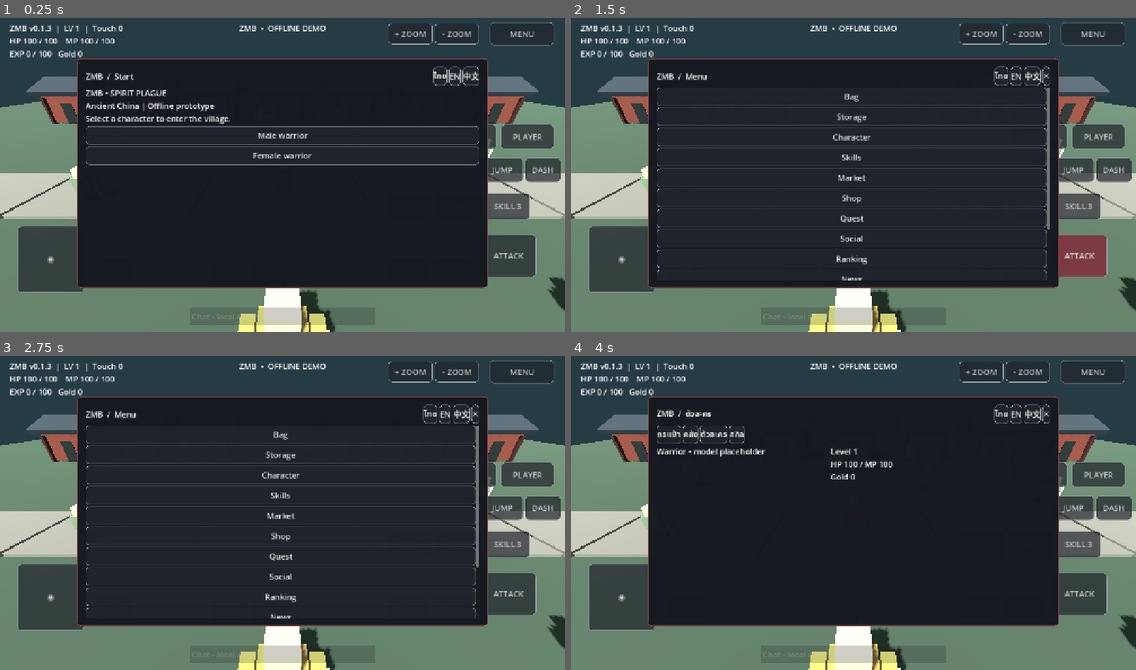
Above: before the commit, frames 1-4 (two rows, left to right).
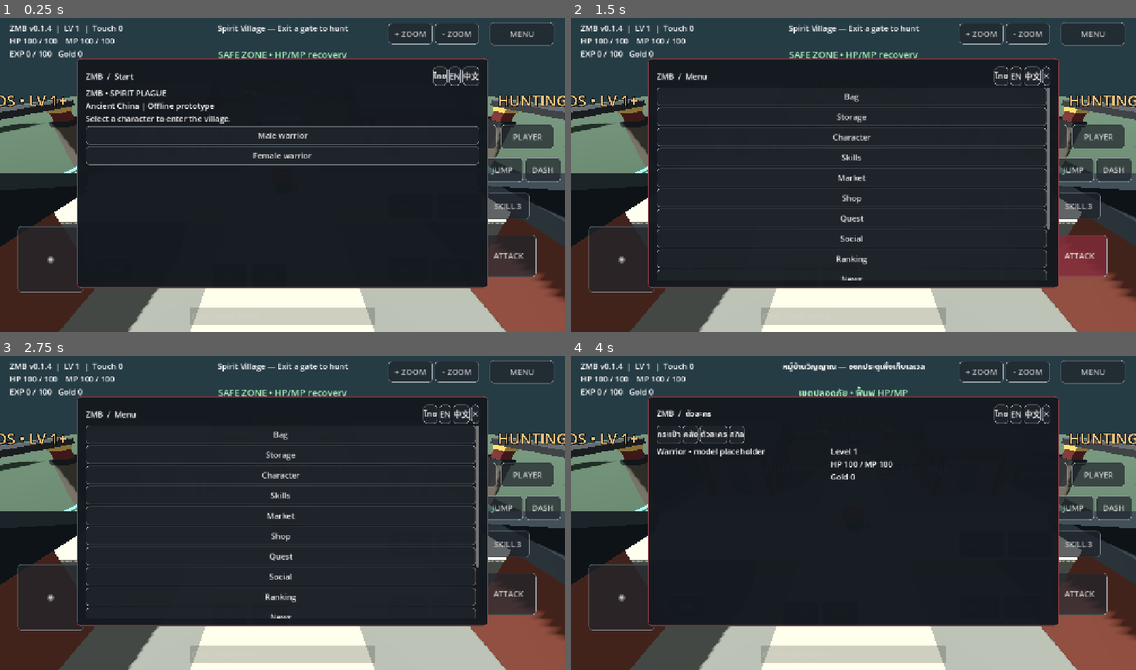
Above: after the commit, the same moments.

Repository: redfullmoon209-debug/ZMB
Game: Godot game, scene res://main.tscn
The game is run twice, just before and just after one commit, with the same random seed, the same clock (stepped at 60 frames per second) and the same inputs.
Inputs:
- Up to frame 1 (0.25 s): no input
- Up to frame 2 (1.5 s): click "MENU" at 0.5 s; click "ATTACK" at 1.25 s
- Up to frame 3 (2.75 s): click "AUTO" at 2 s
- Up to frame 4 (4 s): click "MONSTER" at 2.75 s; click "ไทย" at 3.5 s

The runs differ from the first frame. In frame 1, 26% of the frame differs, in the area x 0-100%, y 2-100%; in frame 2, 25%; in frame 3, 26%; in frame 4, 26%, in the area x 0-100%, y 1-100%.

Commit message:
Add protected Spirit Village safe zone and outside leveling grounds

Diff:
--- a/hud.gd
+++ b/hud.gd
@@ -3,6 +3,7 @@
 var root: Control
 var stats: Label
 var target_label: Label
+var zone_label: Label
 var panel: PanelContainer
 var body: VBoxContainer
 var chat: LineEdit
@@ -50,6 +51,9 @@
 	stats=label("",Vector2(22,18),Vector2(320,100))
 	target_label=label("",Vector2(460,18),Vector2(360,70))
 	target_label.horizontal_alignment=HORIZONTAL_ALIGNMENT_CENTER
+	zone_label=label("",Vector2(420,76),Vector2(440,34))
+	zone_label.horizontal_alignment=HORIZONTAL_ALIGNMENT_CENTER
+	zone_label.add_theme_font_size_override("font_size",21)
 	make_button("MENU",Vector2(1110,18),Vector2(145,52),func(): open_page("Menu"))
 	joystick=make_button("◉",Vector2(40,480),Vector2(150,150),func(): pass)
 	joystick.gui_input.connect(_stick_event)
@@ -60,7 +64,8 @@
 	make_button("DASH",Vector2(1190,325),Vector2(80,55),func():game.dash_time=0.18)
 	make_button("RUN",Vector2(220,550),Vector2(80,55),func():game.run_mode=not game.run_mode)
 	make_button("LOOT",Vector2(980,550),Vector2(90,55),func():game.collect())
-	make_button("AUTO",Vector2(880,550),Vector2(90,55),func():game.auto=not game.auto)
+	make_button("AUTO",Vector2(880,550),Vector2(90,55),func():
+		if not game.in_safe_zone(): game.auto=not game.auto)
 	make_button("MONSTER",Vector2(1000,250),Vector2(125,55),func():game.choose_target())
 	make_button("PLAYER",Vector2(1135,250),Vector2(120,55),func(): target_label.text="No online players (demo)")
 	make_button("HP",Vector2(480,565),Vector2(80,55),func():game.hp=minf(100,game.hp+35))
@@ -141,7 +146,7 @@
 			var action: Callable = touch_actions[button]
 			action.call()
 		return true
-	if not chat.get_global_rect().has_point(pos):
+	if not game.in_safe_zone() and not chat.get_global_rect().has_point(pos):
 		var nearest := 65.0
 		for enemy in game.enemies:
 			if game.camera.is_position_behind(enemy.position): continue
@@ -194,8 +199,12 @@
 
 func _process(delta):
 	if not is_instance_valid(stats): return
-	stats.text="ZMB v0.1.3  |  LV %d  |  Touch %d\nHP %d / 100    MP %d / 100\nEXP %d / 100   Gold %d"%[game.level,captured_touches.size(),game.hp,game.mp,game.xp,game.coins]
-	if is_instance_valid(game.target): target_label.text="%s • HP %d"%[["Normal","Elite","Boss"][game.target.get_meta("tier")],game.target.get_meta("hp")]
+	stats.text="ZMB v0.1.4  |  LV %d  |  Touch %d\nHP %d / 100    MP %d / 100\nEXP %d / 100   Gold %d"%[game.level,captured_touches.size(),game.hp,game.mp,game.xp,game.coins]
+	var safe: bool = game.in_safe_zone()
+	zone_label.text=(["เขตปลอดภัย • ฟื้นฟู HP/MP","SAFE ZONE • HP/MP recovery","安全区 • 恢复生命与法力"][lang] if safe else ["เขตล่ามอนสเตอร์ • LV 1+","HUNTING ZONE • LV 1+","狩猎区 • LV 1+"][lang])
+	zone_label.modulate=Color("a7f2bd") if safe else Color("ffaf83")
+	if safe: target_label.text=["หมู่บ้านวิญญาณ — ออกประตูเพื่อเก็บเลเวล","Spirit Village — Exit a gate to hunt","灵魂村 — 出城狩猎"][lang]
+	elif is_instance_valid(game.target): target_label.text="%s • HP %d"%[["Normal","Elite","Boss"][game.target.get_meta("tier")],game.target.get_meta("hp")]
 	elif game.auto: target_label.text="AUTO HUNT"
 	else: target_label.text="ZMB  •  OFFLINE DEMO"
 	if game.hp<=0 and game.started and not is_instance_valid(panel): open_page("Revive")
@@ -206,7 +215,7 @@
 		var controls := {}
 		for b in buttons: controls[b.text] = _web_rect(b)
 		if is_instance_valid(start_button): controls["START"] = _web_rect(start_button)
-		var d := {"version":"0.1.3","ready":true,"started":game.started,"controls":controls,"stick":[game.stick …(215 unchanged characters)…
+		var d := {"version":"0.1.4","ready":true,"started":game.started,"safe":safe,"hp":game.hp,"mp":game.mp,"controls":controls,"stick":[game.stick …(215 unchanged characters)…
 		var payload := JSON.stringify(d)
 		if browser_window != null:
 			browser_window.zmbDiagnosticsJSON = payload
@@ -347,4 +356,4 @@
 		"Social": add_text(content,"Friends / Party / Guild\nOnline backend not connected.")
 		"Ranking": add_text(content,"Level / Power / PvP / Combat range / Weapon / Guild\nOffline preview")
 		"News": add_text(content,"News / Events / Updates\nv0.1: Offline village prototype")
-		"Map": add_text(content,"Village of the Spirit Plague\nPosition: %s"%str(game.player.position))
+		"Map": add_text(content,"Spirit Village • Safe Zone (26 × 26 m)\nFour gates lead to the hunting grounds.\nNormal → outer Elite → Boss\nPosition: %s"%str(game.player.position))
--- /dev/null
+++ b/safe_zone_test.gd
@@ -0,0 +1,41 @@
+extends SceneTree
+
+func _initialize(): call_deferred("run")
+
+func run():
+	var world := (load("res://main.tscn") as PackedScene).instantiate()
+	root.add_child(world)
+	await process_frame
+	world.begin(true)
+	world.ui.close_page()
+	assert(world.in_safe_zone())
+	for enemy in world.enemies:
+		assert(not world.is_safe_position(enemy.position,0.6))
+		assert(not world.is_safe_position(enemy.get_meta("home"),0.6))
+	var enemy: Node3D = world.enemies[0]
+	world.player.position = Vector3(0,0,-12.5)
+	enemy.position = Vector3(0,0,-13.8)
+	world.target = enemy
+	var old_hp: float = enemy.get_meta("hp")
+	world.attack(0)
+	assert(enemy.get_meta("hp") == old_hp)
+	world.auto = true
+	world.hp = 50
+	world.mp = 50
+	for i in range(30): await physics_frame
+	assert(world.in_safe_zone() and not world.auto and world.target == null)
+	assert(world.hp > 50 and world.mp > 50)
+	assert(not world.is_safe_position(enemy.position,0.6))
+	world.player.position = Vector3(0,0,-16)
+	assert(not world.in_safe_zone())
+	enemy.position=Vector3(0,0,-17.8)
+	enemy.set_meta("hp",15.0)
+	world.target=enemy
+	world.attack(0)
+	assert(world.xp==25)
+	world.collect()
+	assert(world.items.size()==1 and world.coins==5)
+	world.revive()
+	assert(world.in_safe_zone() and world.hp==100 and world.mp==100)
+	print("PASS: town protected, Auto Hunt stays inside, outside combat and loot work, revive returns to town")
+	quit()
--- a/world.gd
+++ b/world.gd
@@ -1,6 +1,9 @@
 extends Node3D
 
 const HUD = preload("res://hud.gd")
+const SAFE_HALF := 13.0
+const GATE_HALF := 3.0
+const RESPAWN_POINT := Vector3.ZERO
 var player: CharacterBody3D
 var camera: Camera3D
 var ui: CanvasLayer
@@ -50,16 +53,15 @@
 	floor_body.position.y = -0.5
 	floor_body.add_child(shape)
 	add_child(floor_body)
-	for i in range(7):
-		var x := float(i - 3)*8.0
-		building(Vector3(x,0,-17))
-		box(Vector3(x,0.1,0),Vector3(7.8,0.2,4),Color("77756b"),self)
+	build_safe_village()
 	for i in range(20):
-		var p := Vector3(randf_range(-38,38),0,randf_range(8,38))
+		var p := Vector3(randf_range(-38,38),0,randf_range(-38,38))
+		if is_safe_position(p, 5.0): continue
 		box(p+Vector3.UP*1.5,Vector3(0.5,3,0.5),Color("46382a"),self)
 		box(p+Vector3.UP*3,Vector3(2.5,2.2,2.5),Color("243f32"),self)
 	player = CharacterBody3D.new()
 	add_child(player)
+	player.position = RESPAWN_POINT
 	var c := CollisionShape3D.new()
 	var capsule := CapsuleShape3D.new()
 	capsule.height = 1.8
@@ -77,6 +79,65 @@
 	ui.game = self
 	add_child(ui)
 
+func is_safe_position(p: Vector3, margin: float = 0.0) -> bool:
+	return absf(p.x) < SAFE_HALF + margin and absf(p.z) < SAFE_HALF + margin
+
+func in_safe_zone() -> bool:
+	return is_instance_valid(player) and is_safe_position(player.position)
+
+func solid_box(p: Vector3, s: Vector3, color: Color):
+	var body := StaticBody3D.new()
+	add_child(body)
+	body.position = p
+	var collider := CollisionShape3D.new()
+	var shape := BoxShape3D.new()
+	shape.size = s
+	collider.shape = shape
+	body.add_child(collider)
+	box(Vector3.ZERO, s, color, body)
+
+func sign_at(p: Vector3, words: String, color: Color):
+	var sign := Label3D.new()
+	sign.text = words
+	sign.font_size = 44
+	sign.pixel_size = 0.014
+	sign.modulate = color
+	sign.outline_size = 8
+	sign.billboard = BaseMaterial3D.BILLBOARD_ENABLED
+	add_child(sign)
+	sign.position = p
+
+func build_safe_village():
+	# Stone courtyard and four guarded exits. Walls are physical, with wide
+	# openings aligned to the roads so players choose when to leave town.
+	box(Vector3(0,0.015,0),Vector3(26,0.03,26),Color("72736a"),self)
+	box(Vector3(0,0.04,0),Vector3(4.5,0.04,38),Color("aca28a"),self)
+	box(Vector3(0,0.04,0),Vector3(38,0.04,4.5),Color("aca28a"),self)
+	for x in [-8.0,8.0]:
+		for z in [-7.0,7.0]: building(Vector3(x,0,z))
+	var wall_length := SAFE_HALF-GATE_HALF
+	var wall_center := (SAFE_HALF+GATE_HALF)/2.0
+	for side in [-1,1]:
+		var edge := float(side)*SAFE_HALF
+		for wing in [-1,1]:
+			var along := float(wing)*wall_center
+			solid_box(Vector3(along,1.35,edge),Vector3(wall_length,2.7,0.7),Color("514b42"))
+			solid_box(Vector3(edge,1.35,along),Vector3(0.7,2.7,wall_length),Color("514b42"))
+			box(Vector3(along,2.83,edge),Vector3(wall_length,0.28,1),Color("282b2c"),self)
+			box(Vector3(edge,2.83,along),Vector3(1,0.28,wall_length),Color("282b2c"),self)
+			var post := float(wing)*(GATE_HALF+0.45)
+			solid_box(Vector3(post,1.8,edge),Vector3(0.65,3.6,0.65),Color("692e2d"))
+			solid_box(Vector3(edge,1.8,post),Vector3(0.65,3.6,0.65),Color("692e2d"))
+			box(Vector3(post,3.75,edge),Vector3(0.8,0.55,0.8),Color("dfad59"),self)
+			box(Vector3(edge,3.75,post),Vector3(0.8,0.55,0.8),Color("dfad59"),self)
+		box(Vector3(0,3.9,edge),Vector3(7.8,0.3,1.2),Color("333436"),self)
+		box(Vector3(edge,3.9,0),Vector3(1.2,0.3,7.8),Color("333436"),self)
+		box(Vector3(0,0.07,edge),Vector3(6,0.08,0.45),Color("65d2a1"),self)
+		box(Vector3(edge,0.07,0),Vector3(0.45,0.08,6),Color("65d2a1"),self)
+		sign_at(Vector3(0,4.6,edge),"HUNTING GROUNDS • LV 1+",Color("f6c883"))
+		sign_at(Vector3(edge,4.6,0),"HUNTING GROUNDS • LV 1+",Color("f6c883"))
+	sign_at(Vector3(0,3.3,0),"SPIRIT VILLAGE  /  SAFE ZONE",Color("a7f2bd"))
+
 func box(p: Vector3,s: Vector3,color: Color,parent: Node) -> MeshInstance3D:
 	var m := MeshInstance3D.new()
 	var mesh := BoxMesh.new()
@@ -115,8 +176,15 @@
 func spawn_enemy(i: int):
 	var n := Node3D.new()
 	add_child(n)
-	n.position = Vector3(sin(i*2.4)*float(7+i),0,cos(i*2.4)*float(7+i))
 	var tier := 2 if i==11 else (1 if i%4==0 else 0)
+	var angle := float(i)*2.39996
+	var distance := 24.0 if tier==0 else (32.0 if tier==1 else 39.0)
+	n.position = Vector3(sin(angle)*distance,0,cos(angle)*distance)
+	# Ring placement can land near a square's corner; force every spawn
+	# outside the protected boundary, even after a respawn.
+	if is_safe_position(n.position, 2): n.position = n.position.normalized()*28.0
+	n.set_meta("home",n.position)
+	n.set_meta("spawn_index",i)
 	n.set_meta("tier",tier)
 	n.set_meta("hp",float(40+80*tier))
 	figure(n,[Color("70886b"),Color("b89a51"),Color("7b49a5")][tier])
@@ -129,6 +197,9 @@
 	started = true
 
 func choose_target():
+	if in_safe_zone():
+		target=null
+		return
 	var sorted := enemies.filter(func(n): return is_instance_valid(n))
 	sorted.sort_custom(func(a,b): return a.position.distance_squared_to(player.position)<b.position.distance_squared_to(player.position))
 	if sorted.is_empty():
@@ -136,7 +207,7 @@
 	target = sorted[(sorted.find(target)+1)%sorted.size()]
 
 func attack(skill: int):
-	if not started or hp<=0 or cooldown>0:
+	if not started or hp<=0 or cooldown>0 or in_safe_zone():
 		return
 	if not is_instance_valid(target): choose_target()
 	if not is_instance_valid(target): return
@@ -161,7 +232,8 @@
 			enemies.erase(n)
 			n.queue_free()
 			if n==target: target=null
-			get_tree().create_timer(5).timeout.connect(func(): spawn_enemy(randi_range(0,11)))
+			var spawn_index: int = n.get_meta("spawn_index")
+			get_tree().create_timer(5).timeout.connect(func(): spawn_enemy(spawn_index))
 
 func collect():
 	for d in loot.duplicate():
@@ -174,7 +246,10 @@
 func revive():
 	hp=100
 	mp=100
-	player.position=Vector3.ZERO
+	player.position=RESPAWN_POINT
+	player.velocity=Vector3.ZERO
+	target=null
+	auto=false
 
 func _unhandled_input(event):
 	if event is InputEventMouseMotion and Input.is_mouse_button_pressed(MOUSE_BUTTON_RIGHT): yaw-=event.relative.x*0.007
@@ -182,7 +257,7 @@
 	if event is InputEventMouseButton and event.pressed:
 		if event.button_index==MOUSE_BUTTON_WHEEL_UP: zoom=maxf(4,zoom-1)
 		if event.button_index==MOUSE_BUTTON_WHEEL_DOWN: zoom=minf(16,zoom+1)
-		if event.button_index==MOUSE_BUTTON_LEFT:
+		if event.button_index==MOUSE_BUTTON_LEFT and not in_safe_zone():
 			var nearest := 65.0
 			for n in enemies:
 				if camera.is_position_behind(n.position): continue
@@ -214,6 +289,11 @@
 	input.x += float(Input.is_physical_key_pressed(KEY_D))-float(Input.is_physical_key_pressed(KEY_A))
 	input.y += float(Input.is_physical_key_pressed(KEY_S))-float(Input.is_physical_key_pressed(KEY_W))
 	var move := Vector3(input.x,0,input.y).rotated(Vector3.UP,yaw).limit_length()
+	if in_safe_zone():
+		auto=false
+		target=null
+		hp=minf(100.0,hp+delta*6.0)
+		mp=minf(100.0,mp+delta*4.0)
 	if auto:
 		if not is_instance_valid(target): choose_target()
 		if is_instance_valid(target):
@@ -232,8 +312,21 @@
 	player.move_and_slide()
 	player.position.x=clampf(player.position.x,-40,40)
 	player.position.z=clampf(player.position.z,-40,40)
+	var safe := in_safe_zone()
+	if safe:
+		auto=false
+		target=null
 	for n in enemies:
+		var home: Vector3 = n.get_meta("home")
+		if is_safe_position(n.position, 0.6):
+			n.position=home
+			continue
+		if safe:
+			var returning := n.position.move_toward(home,delta*2.5)
+			if not is_safe_position(returning,0.6): n.position=returning
+			continue
 		var diff := player.position-n.position
 		if diff.length()<10 and diff.length()>1.6:
-			n.position+=Vector3(diff.x,0,diff.z).normalized()*delta*1.5
+			var next := n.position+Vector3(diff.x,0,diff.z).normalized()*delta*1.5
+			if not is_safe_position(next,0.6): n.position=next
 		elif diff.length()<=1.6: hp=maxf(0,hp-delta*4)
